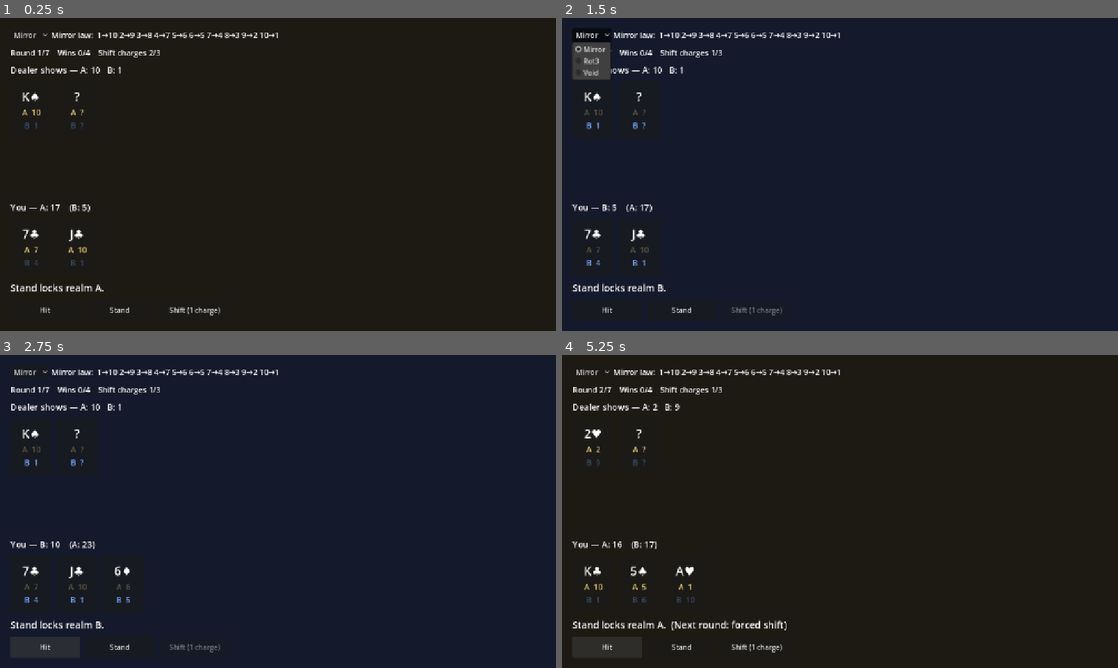
Above: before the commit, frames 1-4 (two rows, left to right).
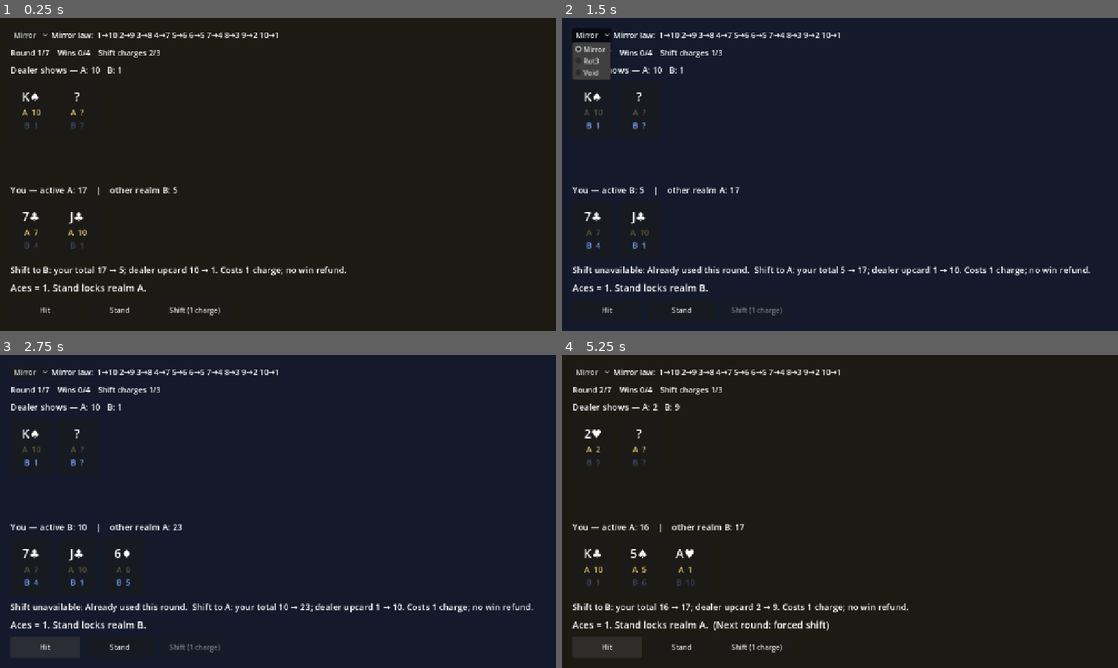
Above: after the commit, the same moments.

Repository: rubenmeza/riftjack
Game: Godot game, scene res://scenes/main.tscn
The game is run twice, just before and just after one commit, with the same random seed, the same clock (stepped at 60 frames per second) and the same inputs.
Inputs:
- Up to frame 1 (0.25 s): no input
- Up to frame 2 (1.5 s): click "Shift (1 charge)" at 0.5 s; click "Mirror" at 1.25 s
- Up to frame 3 (2.75 s): click "Hit" at 2 s
- Up to frame 4 (5.25 s): click "Stand" at 2.75 s; click "Next round" at 3.5 s; click "Mirror" at 4.25 s; click "Hit" at 5 s

The runs differ from the first frame. In frame 1, 1.8% of the frame differs, in the area x 1-63%, y 54-88%; in frame 2, 2.2%; in frame 3, 2.4%, in the area x 1-96%, y 54-88%; in frame 4, 2.4%.

Commit message:
feat(core): add week one shift feedback

Diff:
--- a/scripts/core/fight.gd
+++ b/scripts/core/fight.gd
@@ -37,6 +37,8 @@
 	assert(status() == Status.ACTIVE and _settled, "previous round still in progress")
 	if deck.auto_reshuffle and deck.cards.size() < Deck.RESHUFFLE_BELOW:
 		deck.shuffle()
+	if round_index == 0:
+		charges = mini(start_charges, max_charges)
 	round_index += 1
 	current = RoundState.new(law, deck, round_index in forced_rounds)
 	_settled = false
--- a/scripts/core/round_state.gd
+++ b/scripts/core/round_state.gd
@@ -50,10 +50,20 @@
 	return dealer.total(law, in_realm, 1)
 
 
+func shift_block_reason(charges: int) -> String:
+	if phase != Phase.PLAYER:
+		return "Round over"
+	if shifts_used >= MAX_SHIFTS:
+		return "Already used this round"
+	if charges <= 0:
+		return "No charges"
+	if player.total(law, Realm.flip(realm)) > TARGET:
+		return "Would bust"
+	return ""
+
+
 func can_shift(charges: int) -> bool:
-	if phase != Phase.PLAYER or shifts_used >= MAX_SHIFTS or charges <= 0:
-		return false
-	return player.total(law, Realm.flip(realm)) <= TARGET
+	return shift_block_reason(charges).is_empty()
 
 
 ## Flips the realm. The caller is responsible for paying the charge.
--- a/scripts/ui/main.gd
+++ b/scripts/ui/main.gd
@@ -23,6 +23,9 @@
 var stand_btn: Button
 var shift_btn: Button
 var next_btn: Button
+var shift_preview: Label
+var shift_sound: AudioStreamPlayer
+var palette_tween: Tween
 
 
 func _ready() -> void:
@@ -32,6 +35,10 @@
 
 
 func _build_ui() -> void:
+	shift_sound = AudioStreamPlayer.new()
+	shift_sound.stream = preload("res://assets/shift.wav")
+	shift_sound.volume_db = -12
+	add_child(shift_sound)
 	bg = ColorRect.new()
 	bg.set_anchors_preset(Control.PRESET_FULL_RECT)
 	add_child(bg)
@@ -76,7 +83,12 @@
 	player_row.add_theme_constant_override("separation", 10)
 	root.add_child(player_row)
 
+	shift_preview = _make_label(20)
+	shift_preview.autowrap_mode = TextServer.AUTOWRAP_WORD_SMART
+	root.add_child(shift_preview)
+
 	message = _make_label(22)
+	message.autowrap_mode = TextServer.AUTOWRAP_WORD_SMART
 	root.add_child(message)
 
 	var buttons := HBoxContainer.new()
@@ -121,8 +133,9 @@
 
 
 func _on_shift() -> void:
-	fight.shift()
-	_refresh()
+	if fight.shift():
+		shift_sound.play()
+		_refresh()
 
 
 func _on_next() -> void:
@@ -137,7 +150,10 @@
 	var r := fight.current
 	var other := Realm.flip(r.realm)
 
-	bg.color = BG_A if r.realm == Realm.A else BG_B
+	if palette_tween:
+		palette_tween.kill()
+	palette_tween = create_tween()
+	palette_tween.tween_property(bg, "color", BG_A if r.realm == Realm.A else BG_B, 0.25)
 	law_label.text = "%s law:  %s" % [fight.law.title, fight.law.strip_text()]
 	stats_label.text = "Round %d/%d    Wins %d/%d    Shift charges %d/%d" % [
 		fight.round_index, fight.rounds_total, fight.wins, fight.wins_needed,
@@ -152,7 +168,7 @@
 	else:
 		dealer_total.text = "Dealer shows — A: %d   B: %d" % [
 			r.dealer_visible_total(Realm.A), r.dealer_visible_total(Realm.B)]
-	player_total.text = "You — %s: %d    (%s: %d)" % [
+	player_total.text = "You — active %s: %d    |    other realm %s: %d" % [
 		Realm.name_of(r.realm), r.player_total(),
 		Realm.name_of(other), r.player.total(fight.law, other)]
 
@@ -161,14 +177,22 @@
 	var playing := r.phase == RoundState.Phase.PLAYER
 	hit_btn.disabled = not playing
 	stand_btn.disabled = not playing
-	shift_btn.disabled = not fight.can_shift()
+	var reason := r.shift_block_reason(fight.charges)
+	shift_btn.disabled = not reason.is_empty()
+	shift_btn.tooltip_text = reason
+	shift_preview.text = "Shift to %s: your total %d → %d; dealer upcard %d → %d. Costs 1 charge; no win refund." % [
+		Realm.name_of(other), r.player_total(), r.player.total(fight.law, other),
+		r.dealer_visible_total(r.realm), r.dealer_visible_total(other)]
+	if not reason.is_empty():
+		shift_preview.text = "Shift unavailable: %s.  " % reason + shift_preview.text
+	shift_preview.visible = playing
 	next_btn.visible = not playing
 	next_btn.text = "Next round" if fight.status() == Fight.Status.ACTIVE else "New fight"
 
 
 func _message_text(r: RoundState) -> String:
 	if r.phase == RoundState.Phase.PLAYER:
-		var text := "Stand locks realm %s." % Realm.name_of(r.realm)
+		var text := "Aces = 1. Stand locks realm %s." % Realm.name_of(r.realm)
 		if r.forced:
 			text = "FORCED SHIFT — the table starts in B.  " + text
 		elif fight.next_round_forced():
--- a/tests/run_tests.gd
+++ b/tests/run_tests.gd
@@ -16,6 +16,8 @@
 	test_shift_changes_resolution_realm()
 	test_fight_charges()
 	test_forced_round()
+	test_shift_feedback()
+	test_start_budget()
 	print("%d checks, %d failed" % [_checks, _failures])
 	quit(_failures)
 
@@ -117,3 +119,34 @@
 	check(r.realm == Realm.B and r.forced, "forced round starts in B")
 	check(r.shifts_used == 0, "forced flip is not a player shift")
 	check(f.charges == f.start_charges, "forced flip costs nothing")
+
+
+func test_shift_feedback() -> void:
+	var f := Fight.new(Law.mirror(), stack([5, 10, 5, 7, 5]))
+	var r := f.start_round()
+	check(r.shift_block_reason(0) == "No charges", "empty charge feedback")
+	r.hit()
+	check(r.player_total() == 15, "hit before shift")
+	check(f.shift(), "mid-hand shift allowed")
+	check(r.player_total() == 18, "mid-hand total changes")
+	check(r.shift_block_reason(1) == "Already used this round", "used feedback")
+	check(f.charges == 1, "mid-hand shift spends exactly one")
+	check(not f.shift() and f.charges == 1, "rejected shift costs nothing")
+	r.stand()
+	check(r.shift_block_reason(1) == "Round over", "resolved feedback")
+	var bust := RoundState.new(Law.mirror(), stack([1, 5, 1, 5, 1]))
+	bust.hit()
+	check(bust.shift_block_reason(1) == "Would bust", "bust feedback")
+	for law in Law.all():
+		var ace := Card.new(1, 0)
+		check(ace.value_in(law, Realm.A) == 1, "hard ace in " + law.title)
+
+func test_start_budget() -> void:
+	var f := Fight.new(Law.mirror(), stack([10, 10, 10, 7]))
+	f.start_charges = 1
+	f.start_round()
+	check(f.charges == 1, "configured start budget applied at first deal")
+	f.stand()
+	check(f.charges == 2, "unshifted win restores configured budget")
+	f.stand()
+	check(f.charges == 2, "settlement cannot refund twice")
--- /dev/null
+++ b/tests/ui_smoke.gd
@@ -0,0 +1,29 @@
+extends SceneTree
+
+func _initialize() -> void:
+	call_deferred("_run")
+
+func _run() -> void:
+	var ui = load("res://scenes/main.tscn").instantiate()
+	root.add_child(ui)
+	for i in 3:
+		ui.law_picker.select(i)
+		ui._new_fight()
+		assert(ui.fight.law.id == Law.all()[i].id)
+		assert(ui.shift_preview.text.contains("dealer upcard"))
+		var realm: int = ui.fight.current.realm
+		ui._on_shift()
+		assert(ui.fight.current.realm == Realm.flip(realm))
+		assert(ui.shift_btn.disabled)
+		assert(ui.shift_preview.text.contains("Already used"))
+		await create_timer(0.3).timeout
+		assert(ui.bg.color == ui.BG_B)
+		ui._on_stand()
+		assert(ui.next_btn.visible and not ui.shift_preview.visible)
+		ui._on_next()
+		ui.fight.charges = 0
+		ui._refresh()
+		assert(ui.shift_btn.disabled and ui.shift_preview.text.contains("No charges"))
+	ui.queue_free()
+	print("UI smoke: all three laws, preview, shift, palette, stand, next, no charges passed")
+	quit()
--- a/tools/sim.gd
+++ b/tools/sim.gd
@@ -26,4 +26,42 @@
 					RoundState.Outcome.PUSH: score += 0.5
 			line += "   %s-only %.3f" % [Realm.name_of(start), score / ROUNDS]
 		print(line)
+	sim_fights()
 	quit()
+
+
+# Compare charge budgets with a visible-information policy. It can shift after hits.
+func sim_fights() -> void:
+	for law in Law.all():
+		for tuning in [[1, 3, 1, true], [2, 3, 1, true], [3, 3, 1, true], [2, 2, 1, true], [2, 3, 0, true], [2, 3, 1, false]]:
+			var rng := RandomNumberGenerator.new()
+			rng.seed = 71
+			var won := 0
+			var shifts := 0
+			var late_shifts := 0
+			var rounds := 0
+			for i in 1000:
+				var f := Fight.new(law, Deck.new(rng))
+				f.start_charges = tuning[0]
+				f.max_charges = tuning[1]
+				f.win_refund = tuning[2]
+				if not tuning[3]:
+					f.forced_rounds = []
+				while f.status() == Fight.Status.ACTIVE:
+					var r := f.start_round()
+					rounds += 1
+					while r.phase == RoundState.Phase.PLAYER:
+						var other := r.player.total(law, Realm.flip(r.realm))
+						if f.can_shift() and other >= HIT_BELOW and other > r.player_total():
+							if r.player.cards.size() > 2:
+								late_shifts += 1
+							f.shift()
+							shifts += 1
+						if r.player_total() < HIT_BELOW:
+							f.hit()
+						else:
+							f.stand()
+				if f.status() == Fight.Status.WON:
+					won += 1
+			print("%s tuning=%s fights won=%d/1000 shifts=%d late=%d rounds=%d" % [
+				law.title, str(tuning), won, shifts, late_shifts, rounds])
Not shown, added: assets/shift.wav.import
Not shown, added: tests/ui_smoke.gd.uid
Not shown, added: assets/shift.wav
Not shown, changed: docs/DESIGN.md
Not shown, changed: docs/IMPLEMENTATION.md
